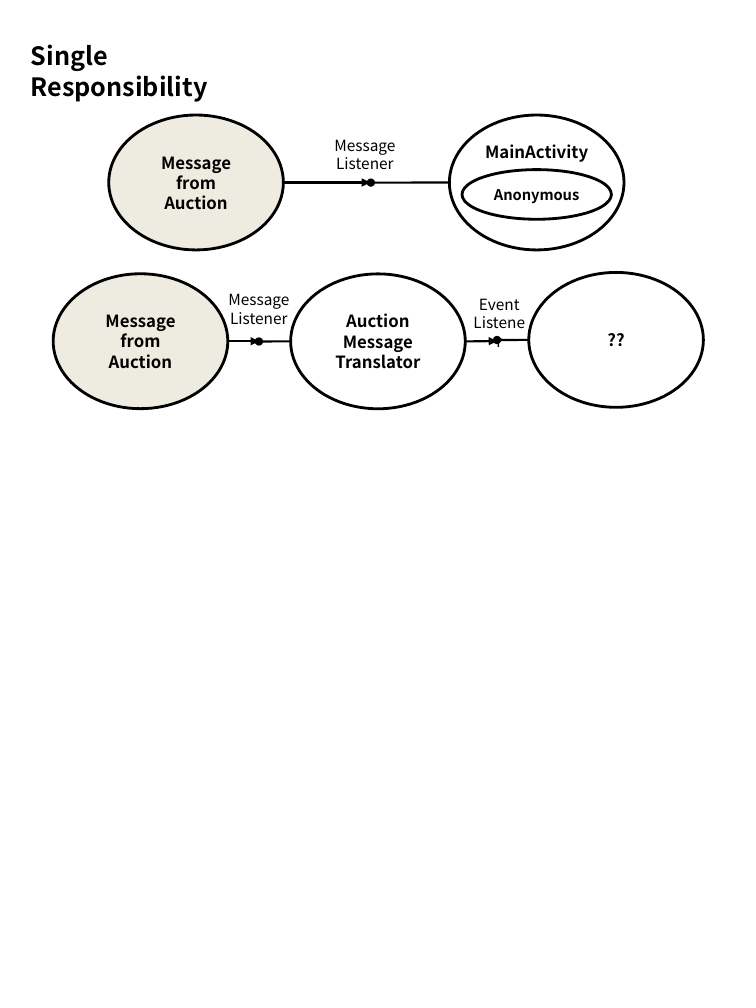
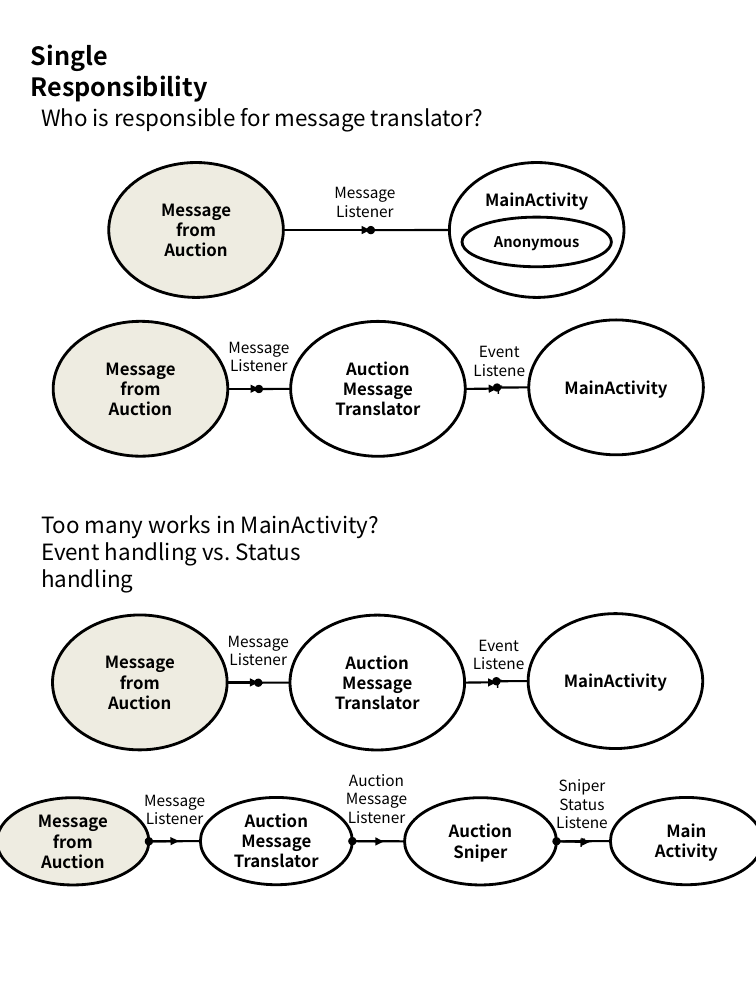
Before and after one commit to jungho1978/AuctionSniper, a slide deck: slide 2 of docs/auction_step2.pptx. Drawn at 756x1008 pixels with LibreOffice and Linux fonts; fonts in the diff are those of the drawing. Boxes give left, top, right and bottom in pixels: in the first picture for what was removed or moved away, otherwise in the second. Text is boxed around its words. In the diff, an @@ line names an element or a change of style, - is before the commit and + after.

```diff
--- a/docs/auction_step2.pptx
+++ b/docs/auction_step2.pptx
@@ text added at <box>41,108,484,132</box>, 16 pt, text #000000 @@
+Who is responsible for message translator?
@@ 4 ellipses, 3 arrows, 2 texts: place and size @@
-4 ellipses, 3 arrows, 2 texts at <box>53,169,704,409</box>
+4 ellipses, 3 arrows, 2 texts at <box>53,217,704,457</box>
@@ 3 arrows, 2 ellipses, 1 text: place and size @@
-3 arrows, 2 ellipses, 1 text at <box>109,115,624,342</box>
+3 arrows, 2 ellipses, 1 text at <box>109,162,624,389</box>
@@ text in ellipse at <box>564,380,667,398</box>: text changed @@
-??
+MainActivity
@@ text added at <box>41,515,379,566</box>, 16 pt, text #000000 @@
+Too many works in MainActivity?
+Event handling vs. Status handling
@@ ellipse added at <box>52,615,227,750</box>, fill #EEECE1, outline #000000 2 pt, 12 pt, text #000000, bold @@
+Message from Auction
@@ ellipse added at <box>290,615,465,750</box>, outline #000000 2 pt, 12 pt, text #000000, bold @@
+Auction
+Message
+Translator
@@ ellipse added at <box>528,614,703,749</box>, outline #000000 2 pt, 12 pt, text #000000, bold @@
+MainActivity
@@ text added at <box>228,635,289,665</box>, 11 pt, text #000000 @@
+Message
+Listener
@@ text added at <box>478,639,519,651</box>, 11 pt, text #000000 @@
+Event
+Listener
@@ arrow added from (227, 682) to (258, 682), #000000 1.5 pt @@
@@ arrow added from (290, 682) to (258, 682), #000000 1.5 pt @@
@@ arrow added from (465, 682) to (496, 682), #000000 1.5 pt @@
@@ arrow added from (528, 681) to (496, 681), #000000 1.5 pt @@
@@ text added at <box>346,774,407,827</box>, 11 pt, text #000000 @@
+Auction
+Message
+Listener
@@ text added at <box>559,779,606,810</box>, 11 pt, text #000000 @@
+Sniper
+Status
+Listener
@@ ellipse added at <box>0,797,149,885</box>, fill #EEECE1, outline #000000 2 pt, 12 pt, text #000000, bold @@
+Message from Auction
@@ text added at <box>144,794,205,829</box>, 11 pt, text #000000 @@
+Message
+Listener
@@ ellipse added at <box>201,797,353,885</box>, outline #000000 2 pt, 12 pt, text #000000, bold @@
+Auction
+Message
+Translator
@@ ellipse added at <box>404,797,556,885</box>, outline #000000 2 pt, 12 pt, text #000000, bold @@
+Auction
+Sniper
@@ ellipse added at <box>611,797,756,885</box>, outline #000000 2 pt, 12 pt, text #000000, bold @@
+Main
+Activity
@@ arrow added from (149, 842) to (178, 841), #000000 1.5 pt @@
@@ arrow added from (201, 841) to (149, 842), #000000 1.5 pt @@
@@ arrow added from (353, 841) to (384, 842), #000000 1.5 pt @@
@@ arrow added from (404, 842) to (353, 841), #000000 1.5 pt @@
@@ arrow added from (556, 842) to (590, 842), #000000 1.5 pt @@
@@ arrow added from (611, 841) to (556, 842), #000000 1.5 pt @@
```
Also in this commit, not shown: 1 slide added, 5 other files.
